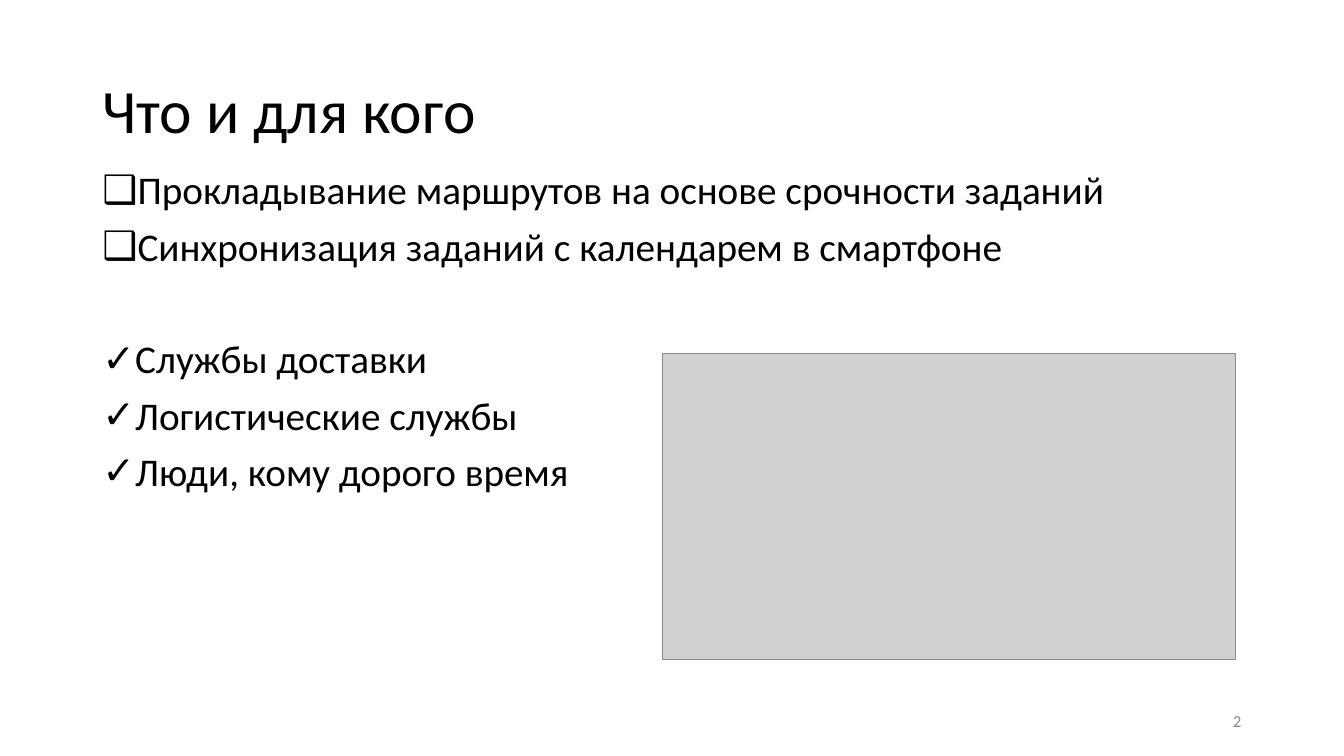
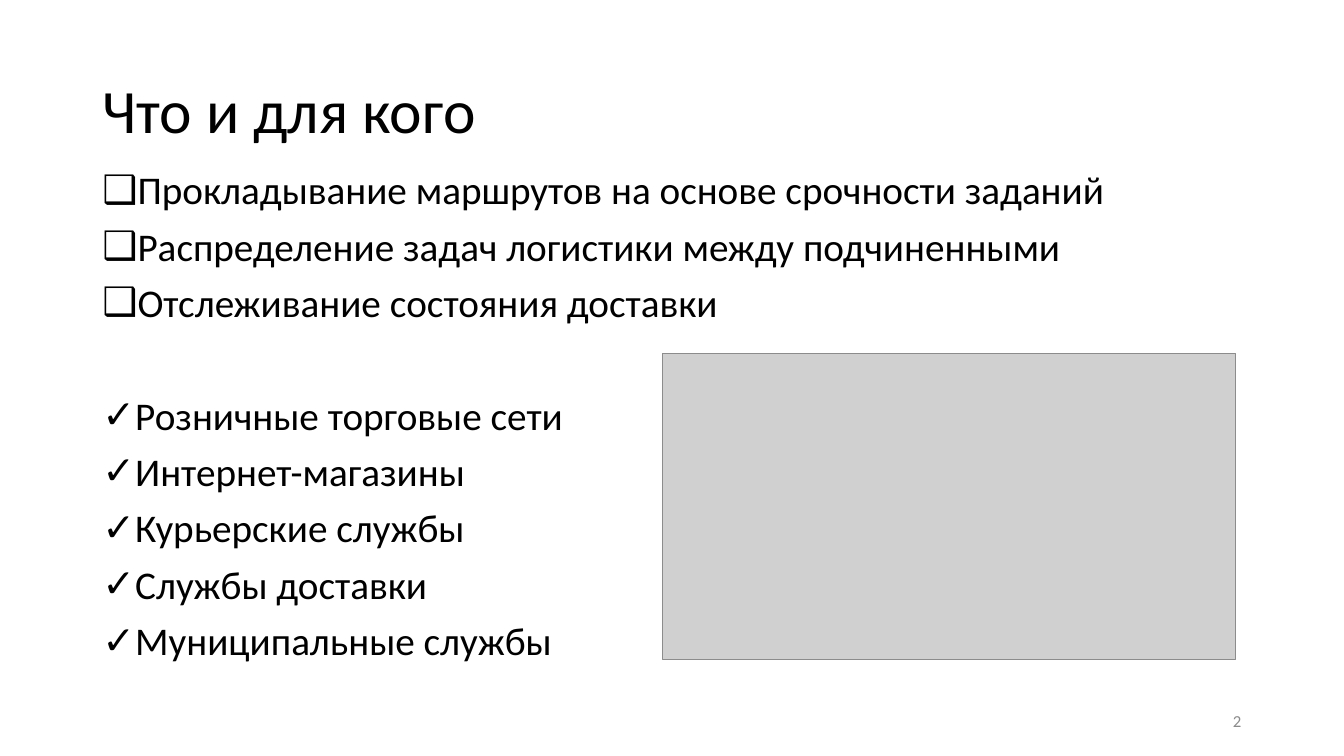
Before and after one commit to nocom91/GeoTime, a slide deck: slide 2 of Документы/GeoTimePresentation-remake.pptx. Drawn at 1344x756 pixels with LibreOffice and Linux fonts; fonts in the diff are those of the drawing; grey boxes stand for pictures; background and template pictures are left out. Boxes give left, top, right and bottom in pixels: in the first picture for what was removed or moved away, otherwise in the second. Text is boxed around its words. In the diff, an @@ line names an element or a change of style, - is before the commit and + after.

```diff
--- a/Документы/GeoTimePresentation-remake.pptx
+++ b/Документы/GeoTimePresentation-remake.pptx
@@ text at <box>135,236,1060,549</box>: text changed @@
-❑ Синхронизация заданий с календарем в смартфоне
+❑ Распределение задач логистики между подчиненными
+❑ Отслеживание состояния доставки
+✓ Розничные торговые сети
+✓ Интернет-магазины
+✓ Курьерские службы
@@ text at <box>135,628,552,662</box>: text changed @@
-✓ Логистические службы
-✓ Люди, кому дорого время
+✓ Муниципальные службы
```
Also in this commit, not shown: 1 other slide changed, 1 other file.
